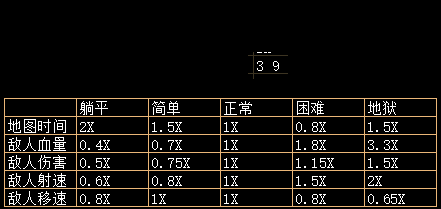
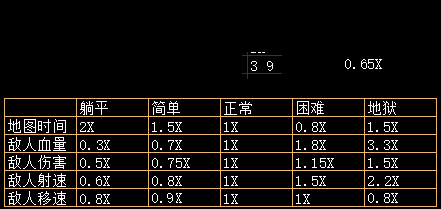
Before/after of a 441×209 layered artwork. What changed in the layer stack:
painted on "被粘贴的图层 #2" over (164, 52, 288, 204)
added layer "被粘贴的图层 #1" above "nandu.png" over (345, 59, 382, 69)
painted on "nandu.png" over (96, 140, 405, 204)
